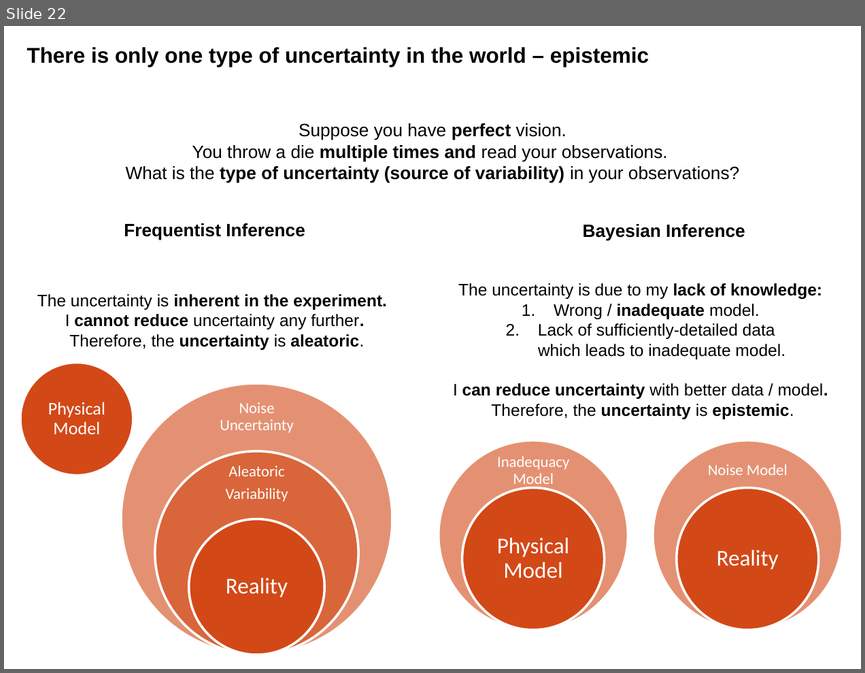
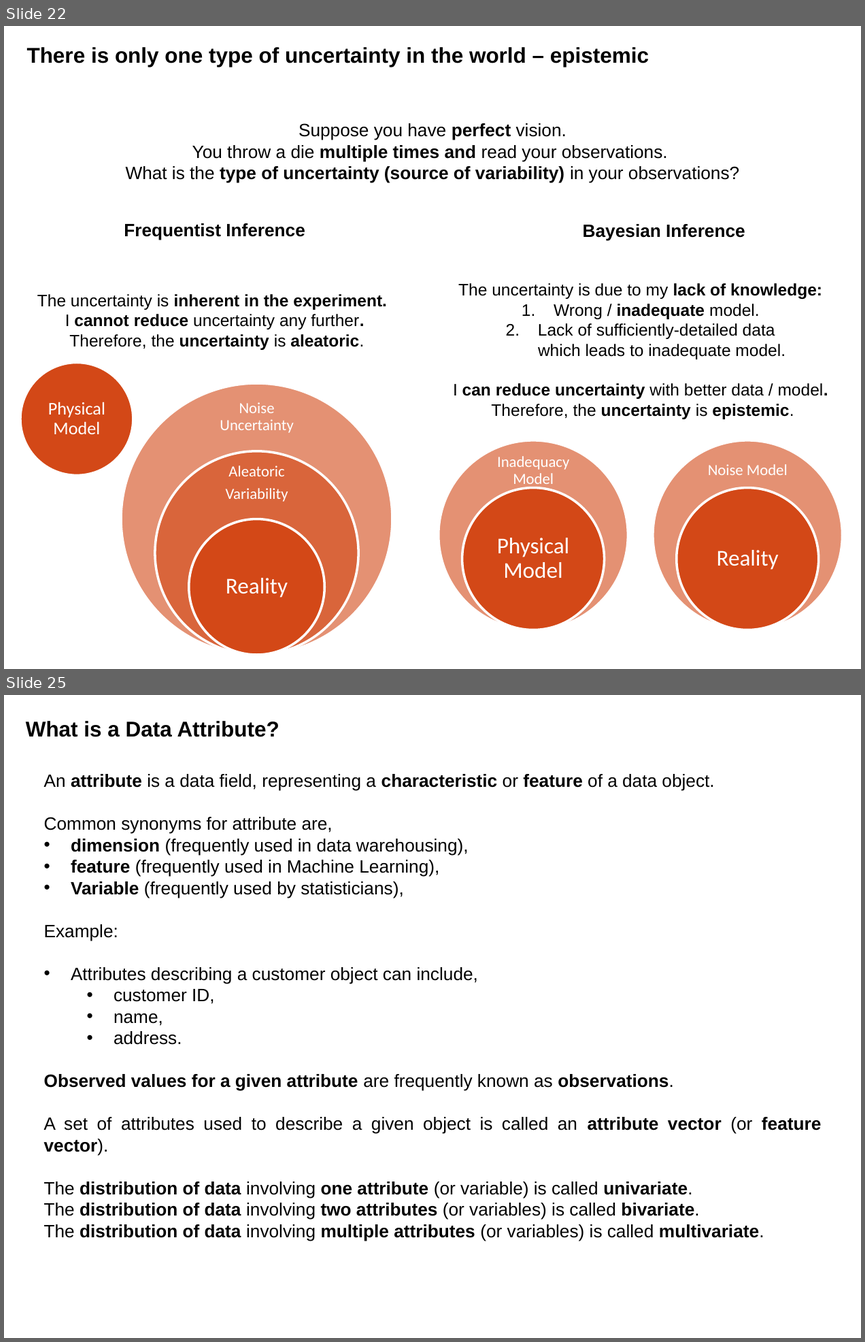
Before and after one commit to shahmoradi/IDS2024S, a slide deck: lecture/4.probability.pptx. Shown one above the other, each under a label of ours: slide 22 before the commit, slides 22 and 25 after it; the slides between them are not shown. The pictures are 865x673 and 865x1342 pixels, drawn with LibreOffice and Linux fonts; fonts in the diff are those of the drawing; background and template pictures are left out. Boxes give left, top, right and bottom in pixels: in the first picture for what was removed or moved away, otherwise in the second. Text is boxed around its words. In the diff, an @@ line names an element or a change of style, - is before the commit and + after.

```diff
--- a/lecture/4.probability.pptx
+++ b/lecture/4.probability.pptx
@@ slide 25 added at [4, 695, 861, 1338], background picture (left out) @@
@@ title added at [26, 721, 279, 737], 18 pt, text #000000, bold @@
+What is a Data Attribute?
@@ text added at [44, 774, 821, 1241], 15 pt, text #000000 @@
+An attribute is a data field, representing a characteristic or feature of a data object.
+Common synonyms for attribute are,
+• dimension (frequently used in data warehousing),
+• feature (frequently used in Machine Learning),
+• Variable (frequently used by statisticians),
+Example:
+• Attributes describing a customer object can include,
+  • customer ID,
+  • name,
+  • address.
+Observed values for a given attribute are frequently known as observations.
+A set of attributes used to describe a given object is called an attribute vector (or feature vector).
+The distribution of data involving one attribute (or variable) is called univariate.
+The distribution of data involving two attributes (or variables) is called bivariate.
+The distribution of data involving multiple attributes (or variables) is called multivariate.
```
Also in this commit, not shown: 1 slide changed, 21 other slides added, 24 other files.
